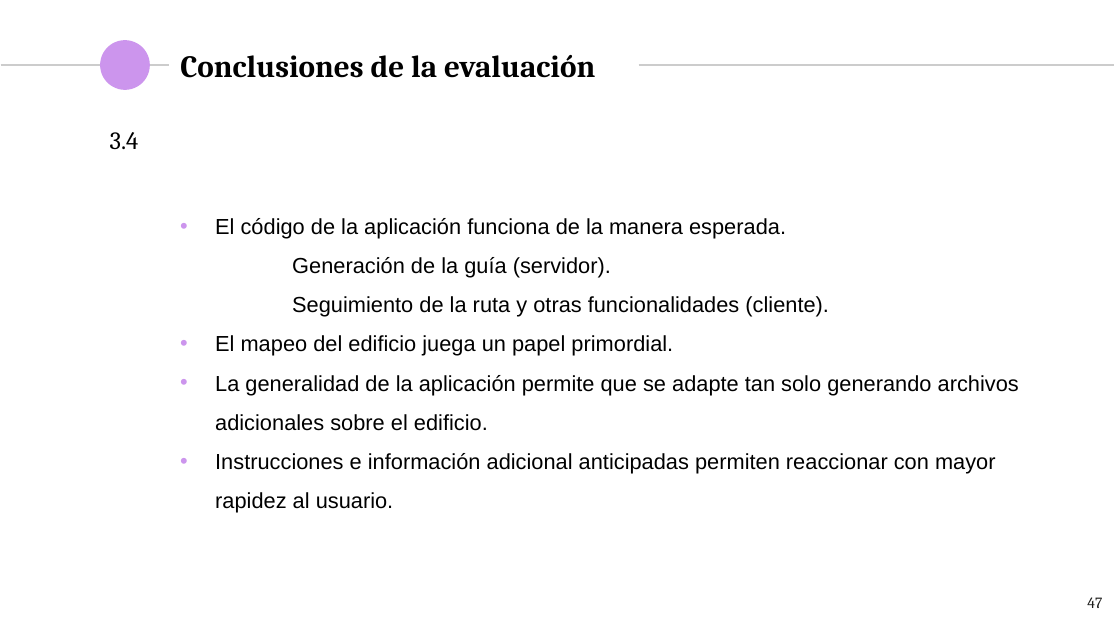
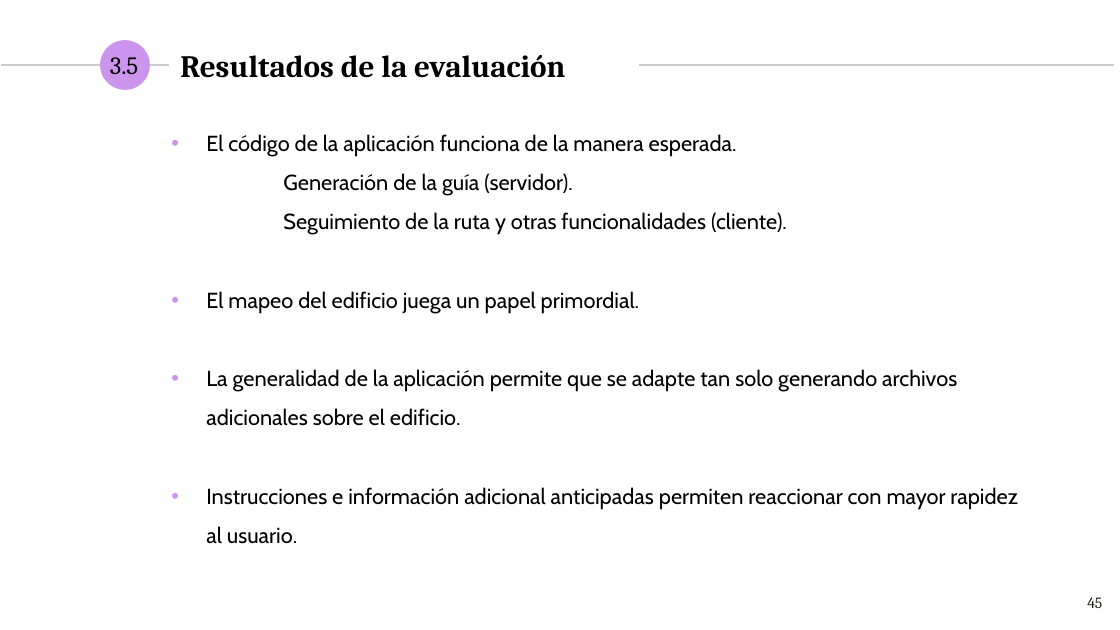
Before and after one commit to NILGroup/TFG-1920-DiscapacidadVisual, a slide deck: slide 45 of Defensa/Viola · SlidesCarnival_DiaposBelen.pptx (slide 47 before the commit). Drawn at 1120x630 pixels with LibreOffice and Linux fonts; fonts in the diff are those of the drawing. Boxes give left, top, right and bottom in pixels: in the first picture for what was removed or moved away, otherwise in the second. Text is boxed around its words. In the diff, an @@ line names an element or a change of style, - is before the commit and + after.

```diff
--- a/Defensa/Viola · SlidesCarnival_DiaposBelen.pptx
+++ b/Defensa/Viola · SlidesCarnival_DiaposBelen.pptx
@@ text at box(110, 57, 138, 74): text changed @@
-3.4
+3.5
@@ title at box(180, 55, 565, 78): text changed @@
-Conclusiones de la evaluación
+Resultados de la evaluación
@@ text "El código de la aplicación ...": place and size @@
-text "El código de la aplicación ..." at box(215, 218, 1019, 513)
+text "El código de la aplicación ..." at box(206, 134, 1018, 544)
@@ text "El código de la aplicación ..." at box(206, 134, 1018, 544): font Arial to Cabin @@
@@ page number at box(1087, 597, 1102, 608): text changed @@
-47
+45
```
Also in this commit, not shown: 11 other slides changed, 2 slides added, 1 other file.
